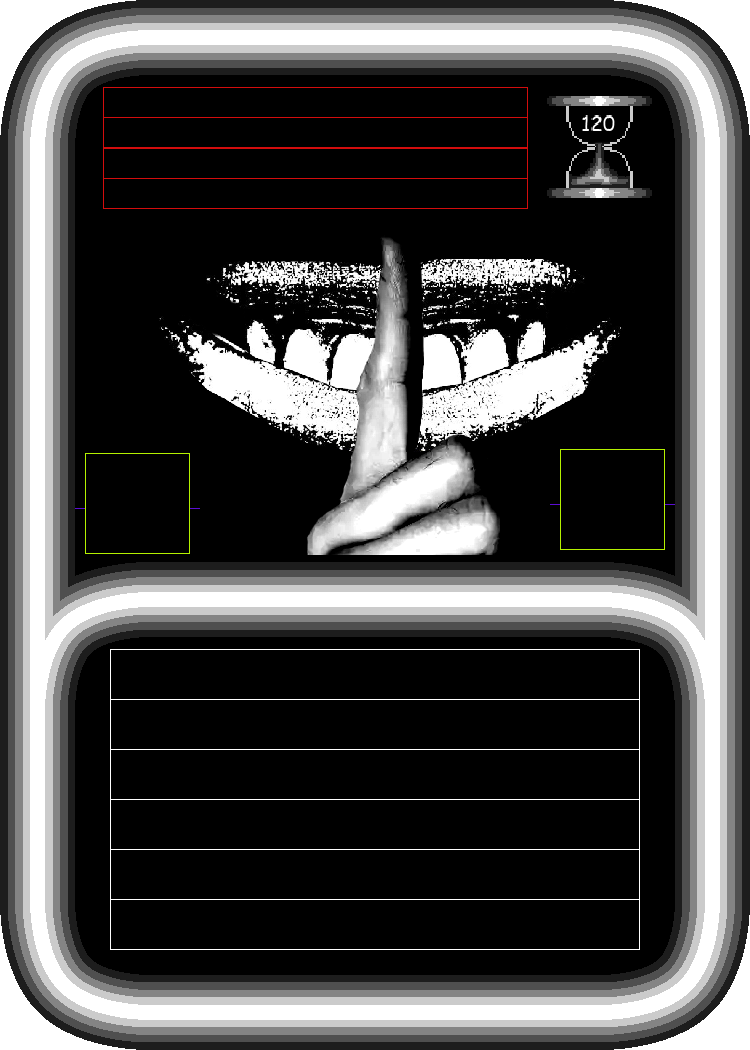
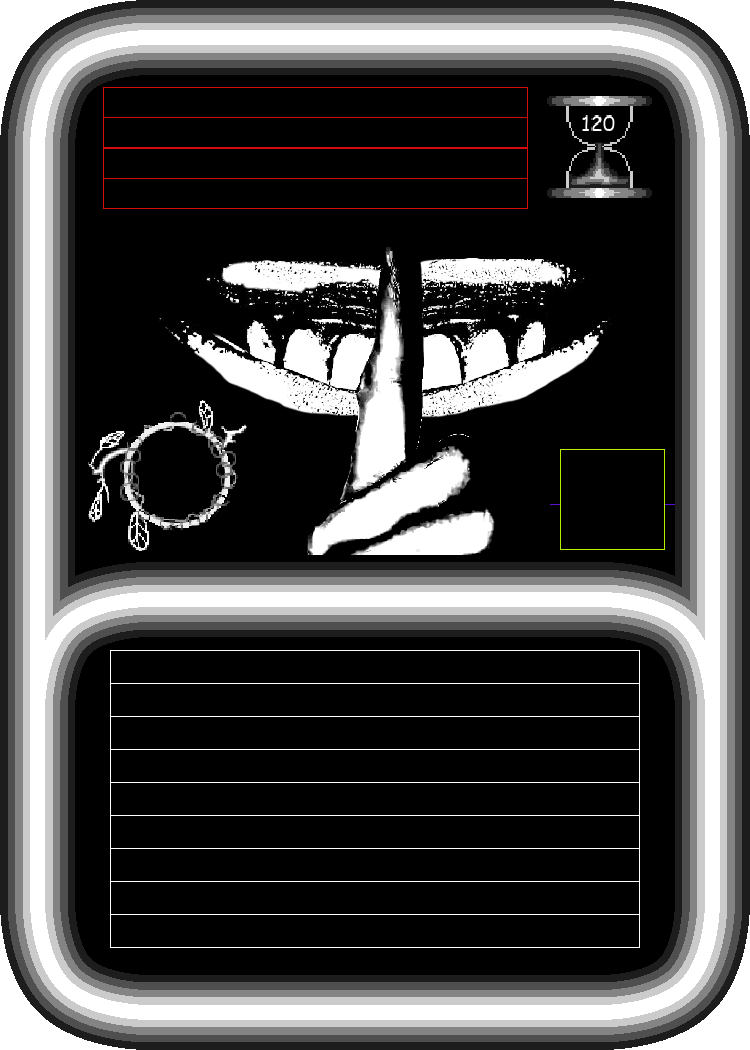
Layered file, before and after one edit (750 × 1050). Changes by layer:
added layer "Оформление" in group "Функц. иконки" over box(88, 400, 247, 551)
hid "Копия Размета для размеров значков" over box(75, 453, 200, 554)
painted on "пальчик" over box(306, 235, 500, 555)
painted on "зубища" over box(154, 258, 623, 456)
added layer "Копия Разметка для описания" in group "Разметки для назв" over box(110, 650, 639, 948)
painted on "Разметка для описания" over box(110, 649, 640, 950)
